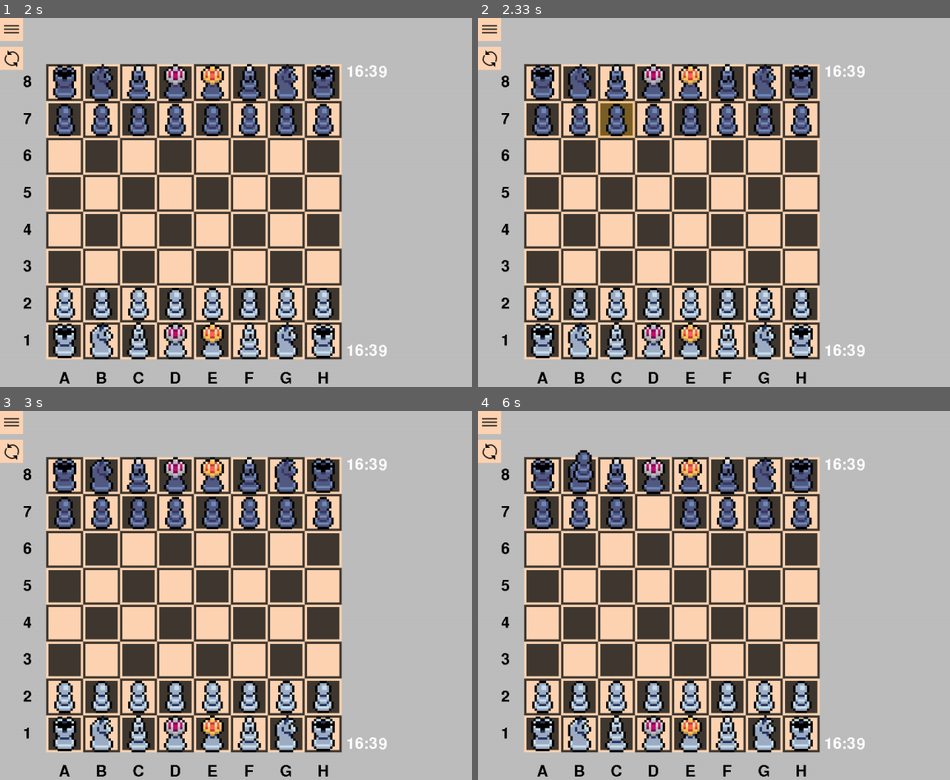
Above: before the commit, frames 1-4 (two rows, left to right).
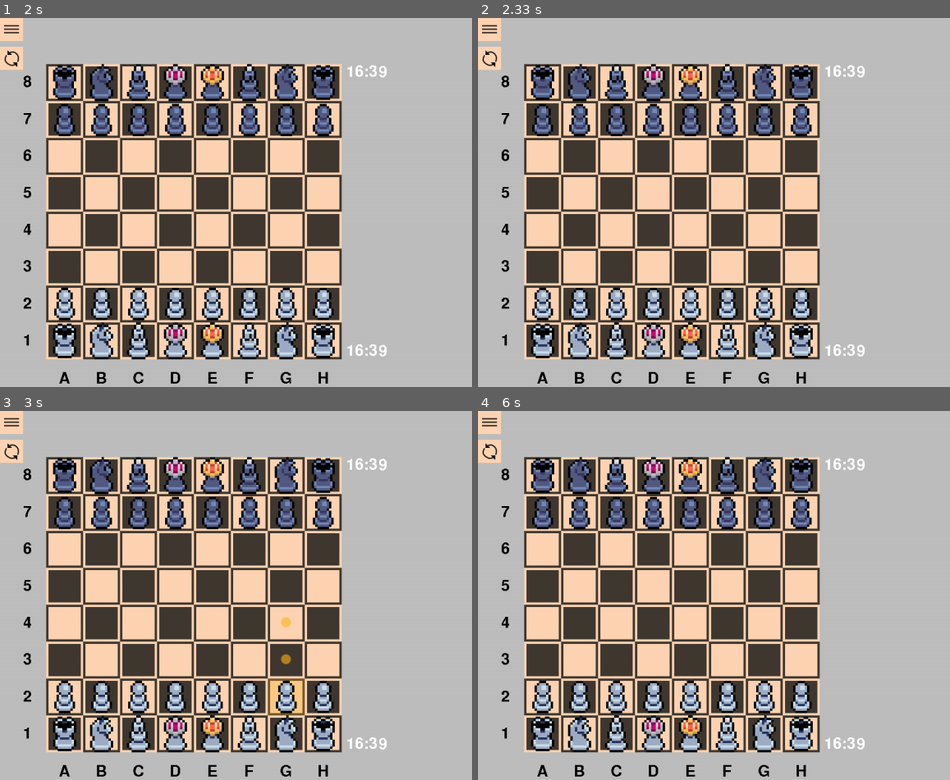
Above: after the commit, the same moments.

Repository: hristokn/Python-Chess
Game: pygame game, started from main.py
Two runs of this game, one before a commit and one after it. Both use one fixed random seed, a clock stepped at 60 frames per second and the inputs below.
Inputs (mouse positions are in pixels of both pictures, inside the frame that each line leads up to):
- Up to frame 1 (2 s): click (368, 202) at 0.38 s; click (136, 320) at 0.72 s; click (325, 187) at 1.05 s; click (outside the picture) at 1.42 s; click (136, 113) at 1.98 s
- Up to frame 2 (2.33 s): no input
- Up to frame 3 (3 s): click (302, 695) at 2.45 s
- Up to frame 4 (6 s): click (699, 732) at 3.22 s; press the mouse at (699, 732) at 3.53 s; move the mouse to (855, 661) at 3.63 s; release the mouse at (outside the picture) at 3.77 s; press the mouse at (699, 732) at 3.87 s; move the mouse to (709, 610) at 3.97 s; release the mouse at (723, 488) at 4.1 s; click (751, 695) at 4.65 s; click (643, 510) at 5.28 s; press the mouse at (643, 510) at 5.6 s; move the mouse to (714, 506) at 5.7 s; release the mouse at (784, 499) at 5.83 s; click (581, 466) at 5.95 s

Frame 1 is identical in both runs. In frame 2, 0.5% of the frame differs, in the area x 25-34%, y 22-33%; in frame 3, 0.6%, in the area x 56-65%, y 55-83%; in frame 4, 0.6%.

Commit message:
some bugfixes

Diff:
--- a/chess/ai.py
+++ b/chess/ai.py
@@ -37,8 +37,7 @@
     boardstate.killer_move = None
     boardstate.killer_move_depth = None
     index = len(boardstate.past_moves)
-    if piece_count > 8:
-        value = alphabeta_rec(boardstate, 3, _min,  _max, maximising, index)
+    value = alphabeta_rec(boardstate, 3, _min,  _max, maximising, index)
     # else:
     #     value = alphabeta_rec(boardstate, 10, -1,  +1, maximising, index)
 
--- a/chess/move_logic.py
+++ b/chess/move_logic.py
@@ -110,7 +110,8 @@
         return moves
 
     rook = board[rook_square]
-    if rook != None and not has_moved_before(rook, prev_moves):
+    if (rook != None and rook.type == PieceType.ROOK
+            and not has_moved_before(rook, prev_moves)):
         move.changes[rook_square] = None
         move.changes[sq1] = rook
         move.is_castle = True
--- a/game/board_controller.py
+++ b/game/board_controller.py
@@ -48,10 +48,11 @@
         self.game_ended = False
 
         opponent_color = self.player_color.next()
-        player_input = MouseChessInput(self)
+        player_input = MouseChessInput(self, [self.player_color])
         if opponent_input == 'ai':
             input = AIChessInput(self, opponent_color)
         elif opponent_input == 'mouse':
+            player_input.colors.append(opponent_color)
             input = player_input
         else:
             raise ValueError
@@ -170,7 +171,9 @@
 
     def deselect_piece(self):
         if self.selected_piece != None:
-            self.unhighlight_square(self.game.find_square(self.selected_piece.piece))
+            square = self.game.find_square(self.selected_piece.piece)
+            if square != Square.UNKNOWN:
+                self.unhighlight_square(square)
             for sc in self.square_controllers:
                 sc.has_move = False
             for pc in self.piece_controllers:
@@ -274,9 +277,9 @@
             self.finish_game(VictoryType.CHECKMATE, self.game.color_to_play.previous())
 
     def finish_game(self, victory_type: VictoryType, color: Color):
-            self.game_ended = True
-            self.finished_game = FinishedGame(self.game, color, victory_type)
-            post_event(CustomEvent.FINISHED_GAME, color = color)
+        self.game_ended = True
+        self.finished_game = FinishedGame(self.game, color, victory_type)
+        post_event(CustomEvent.FINISHED_GAME, color = color)
 
     def undo_move(self):
         self.game.undo_last_move()
--- a/game/chess_input.py
+++ b/game/chess_input.py
@@ -1,4 +1,5 @@
 from chess.moves import Move
+from chess.enums import Color
 from chess.ai import AIMove
 from view.chess_controller import PieceController, SquareController
 from abc import ABC, abstractmethod
@@ -22,10 +23,11 @@
         self.piece = piece
 
 class MouseChessInput(ChessInput):
-    def __init__(self, board_controller) -> None:
+    def __init__(self, board_controller, colors: Color) -> None:
         super().__init__(board_controller)
         self.move = None
         self.premove = None
+        self.colors = colors
 
     def get_move(self) -> Move | None:
         if self.premove != None:
@@ -34,7 +36,7 @@
         elif self.move == None:
             self.waiting_for_move = True
             return None
-        else:
+        elif self.move != None:
             self.waiting_for_move = False
             _move = self.move
             self.move = None
@@ -44,58 +46,63 @@
         self.handle_clicked_pieces()
 
     def handle_clicked_pieces(self):
-        down = None
-        up = None
+        _piecedown = None
+        _pieceup = None
+        _squaredown = None
+        _squareup = None
         for piece in self.board_controller.piece_controllers:
             if piece.left_buttop_down:
-                down = piece
+                _piecedown = piece
             if piece.left_buttop_up:
-                up = piece
+                _pieceup = piece
 
         for square in self.board_controller.square_controllers:
             if square.left_buttop_down:
-                down = square
+                _squaredown = square
             if square.left_buttop_up:
-                up = square
+                _squareup = square
 
-        if down != None:
-            self.down(down)
-            down.left_buttop_down = False
-        if up != None:
-            self.up(up)
-            up.left_buttop_up = False
+        if _piecedown != None:
+            self.piecedown(_piecedown)
+            _piecedown.left_buttop_down = False
 
-    def down(self, obj):
-        if isinstance(obj, PieceController):
-            self.piecedown(obj)
-        if isinstance(obj, SquareController):
-            self.squaredown(obj)
+        if _pieceup != None:
+            self.pieceup(_pieceup)
+            _pieceup.left_buttop_up = False
+
+        if _squaredown != None:
+            self.squaredown(_squaredown)
+            _squaredown.left_buttop_down = False
+
+        if _squareup != None:
+            self.squareup(_squareup)
+            _squareup.left_buttop_up = False
 
     def piecedown(self, piece):
-        if self.board_controller.selected_piece == None:
+        if (self.board_controller.selected_piece == None
+                and piece.piece.color in self.colors):
             self.board_controller.select_piece(piece)
             self.board_controller.set_held_piece(piece)
-        elif self.board_controller.selected_piece == piece:
+        elif (self.board_controller.selected_piece == piece
+                and piece.piece.color in self.colors):
             self.board_controller.set_held_piece(piece)
-        else:
+        elif self.board_controller.selected_piece != None:
             self.create_move_piece(piece)
 
     def squaredown(self, square):
-        if self.board_controller.selected_piece != None:
+        if (self.board_controller.selected_piece != None
+                and self.board_controller.selected_piece.piece.color in self.colors):
             self.create_move_square(square.square)
         if self.board_controller.selected_piece == None and self.premove != None:
             self.remove_premove()
 
-    def up(self, obj):
-        if isinstance(obj, PieceController):
-            self.pieceup(obj)
-        if isinstance(obj, SquareController):
-            self.squareup(obj)
 
     def pieceup(self, piece):
         if self.board_controller.selected_piece == piece:
             self.board_controller.clear_held_piece()
-        elif self.board_controller.selected_piece != None and self.board_controller.held_piece != None:
+        elif (self.board_controller.selected_piece != None
+                and self.board_controller.held_piece != None
+                and self.board_controller.selected_piece.piece.color in self.colors):
             self.create_move_piece(piece)
             self.board_controller.clear_held_piece()
 
@@ -160,6 +167,7 @@
         elif self.move != None:
             _move = self.move
             self.move = None
+            self.waiting_for_move = False
             return _move
         else:
             return None
